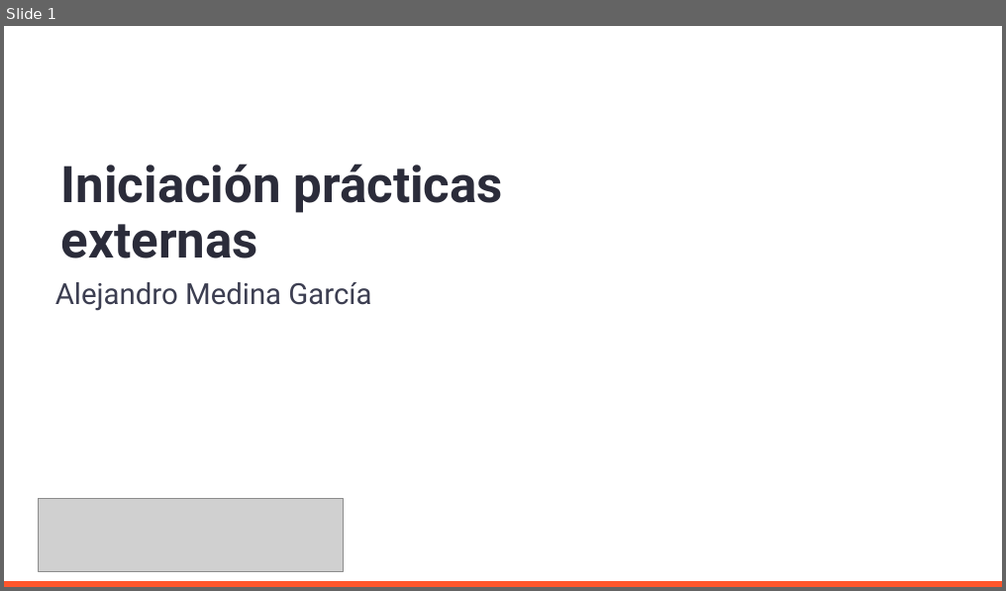
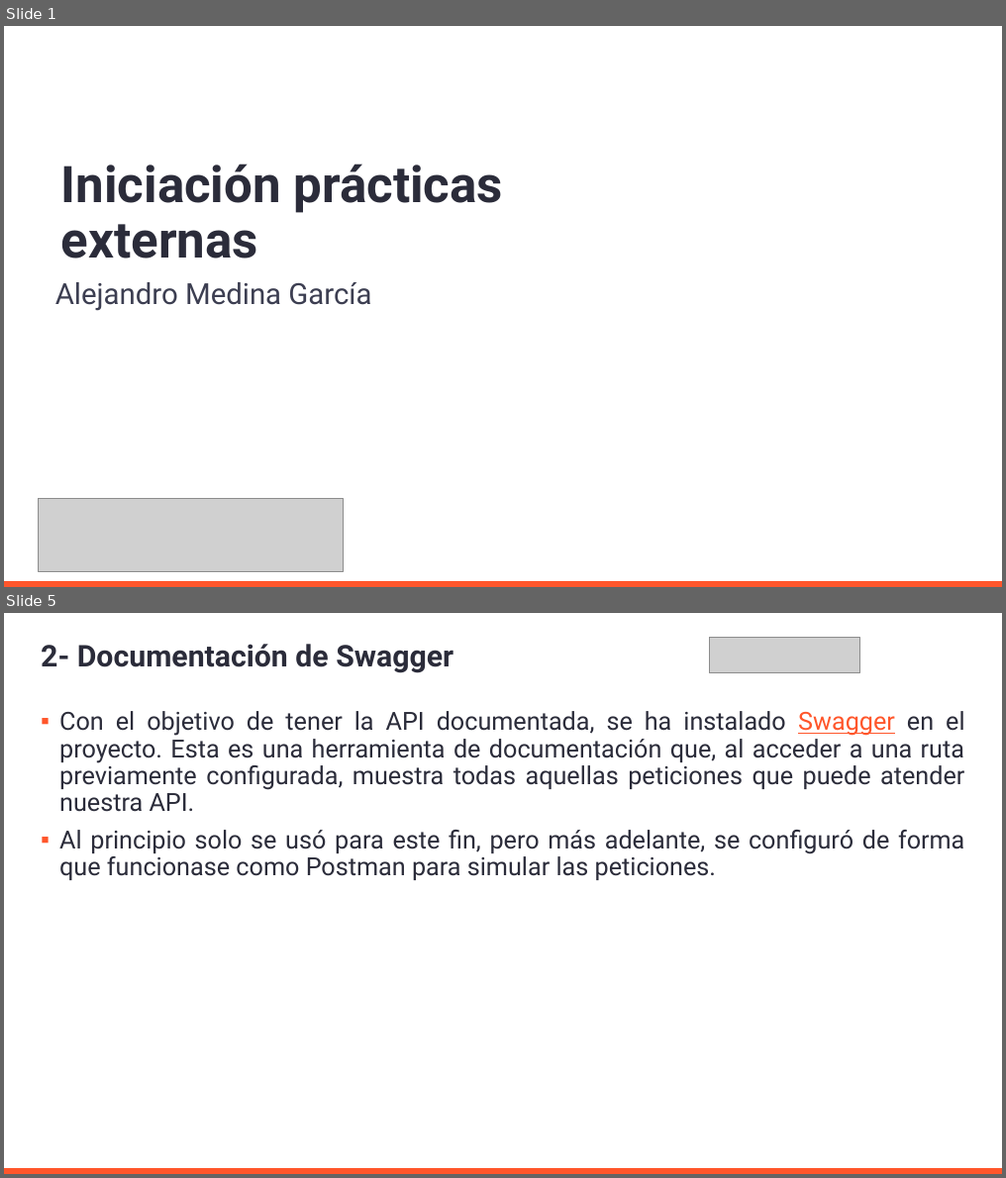
Before and after one commit to AleMedinaGarc/DotnetAPI-Practice, a slide deck: IniciacionDePracticasExternas.pptx. Shown one above the other, each under a label of ours: slide 1 before the commit, slides 1 and 5 after it; the slides between them are not shown. The pictures are 1006x591 and 1006x1178 pixels, drawn with LibreOffice and Linux fonts; fonts in the diff are those of the drawing; grey boxes stand for pictures; background and template pictures are left out. Boxes give left, top, right and bottom in pixels: in the first picture for what was removed or moved away, otherwise in the second. Text is boxed around its words. In the diff, an @@ line names an element or a change of style, - is before the commit and + after.

```diff
--- a/IniciacionDePracticasExternas.pptx
+++ b/IniciacionDePracticasExternas.pptx
@@ slide 5 added at [4, 613, 1002, 1174], background #FFFFFF; not listed: 1 template element that a slide beside it also shows @@
@@ picture added at [710, 637, 859, 672] @@
@@ title added at [41, 644, 453, 673], 28.8 pt, text #2B2C3A, bold @@
+2- Documentación de Swagger
@@ text added at [59, 711, 964, 880], 24 pt, text #2B2C3A @@
+▪ Con el objetivo de tener la API documentada, se ha instalado Swagger en el proyecto. Esta es una herramienta de documentación que, al acceder a una ruta previamente configurada, muestra todas aquellas peticiones que puede atender nuestra API.
+▪ Al principio solo se usó para este fin, pero más adelante, se configuró de forma que funcionase como Postman para simular las peticiones.
```
Also in this commit, not shown: 2 slides changed, 9 other slides added, 1 slide removed, 1 other file.
